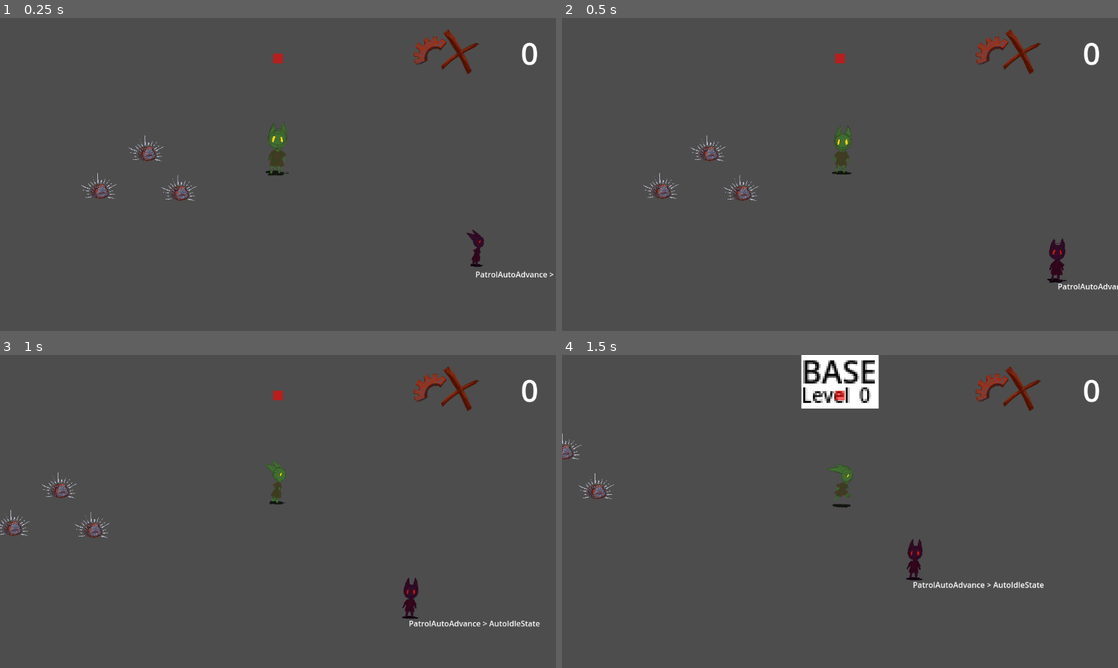
Above: before the commit, frames 1-4 (two rows, left to right).
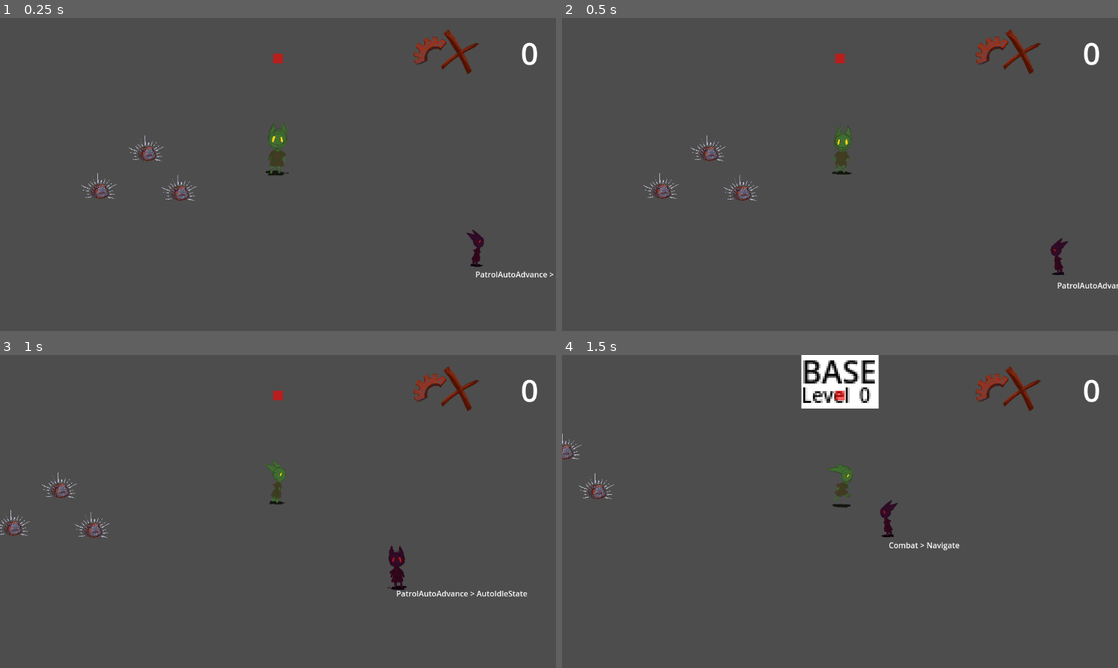
Above: after the commit, the same moments.

Repository: loteque/GoblinGame
Game: Godot game, scene res://tests/test_auto_explore.tscn
Same seed, same stepped clock (60 frames per second), same inputs: the game is played once before the commit and once after it. This scene is started directly instead of the project's main scene.
Inputs:
- Up to frame 1 (0.25 s): no input
- Up to frame 2 (0.5 s): no input
- Up to frame 3 (1 s): hold D (right) from 0.53 s (still down); hold Shift (call) from 0.53 s (still down)
- Up to frame 4 (1.5 s): release D (right) at 1.28 s; release Shift (call) at 1.28 s; hold S (down) from 1.28 s (still down); tap G (place) at 1.35 s

Frame 1 is identical in both runs. In frame 2, 0.3% of the frame differs, in the area x 87-100%, y 70-87%; in frame 3, 1.0%, in the area x 69-98%, y 60-87%; in frame 4, 0.8%.

Commit message:
Remove lvl design texture

Diff:
--- a/project/actor_core.gd
+++ b/project/actor_core.gd
@@ -13,9 +13,10 @@
 @onready var combat = %Combat
 @onready var thrown = %Thrown
 @onready var hurt = %Hurt
-@onready var auto_advance = $StateMachine/AutoAdvance
+@onready var target_tracker_component = %TargetTrackerComponent
 @onready var patrol_auto_advance = %PatrolAutoAdvance
-@onready var target_tracker_component = %TargetTrackerComponent
+
+
 
 var is_thrown = false
 var target: Vector2
@@ -32,20 +33,20 @@
 func _on_hurt():
     is_hurt = true
 
-func _physics_process(delta):
+func _physics_process(_delta):
     if is_hurt:
         machine.change_state(hurt, {"position": target})
     elif is_thrown:
         machine.change_state(thrown, {"position": target})
     elif actor.should_follow_player:
-        var target = actor.player
-        machine.change_state(follow, {"target": target})
+        var new_target = actor.player
+        machine.change_state(follow, {"target": new_target})
     elif target_tracker_component.has_enemies_of(actor.team):
-        var target = target_tracker_component.get_closest_enemy_of(actor.team)
-        machine.change_state(combat, {"target": target})
+        var new_target = target_tracker_component.get_closest_enemy_of(actor.team)
+        machine.change_state(combat, {"target": new_target})
     elif target_tracker_component.includes("Scrap"):
-        var target = target_tracker_component.get_closest_in_group("Scrap")
-        machine.change_state(scavange, {"target": target})
+        var new_target = target_tracker_component.get_closest_in_group("Scrap")
+        machine.change_state(scavange, {"target": new_target})
     elif actor.team == TeamManager.Team.CPU:
         machine.change_state(patrol_auto_advance)
     else:
--- a/project/attack_state.gd
+++ b/project/attack_state.gd
@@ -26,5 +26,5 @@
     super.exit_state()
     animated_sprite.stop()
 
-func update(delta):
+func update(_delta):
     attack()
--- a/project/collect_state.gd
+++ b/project/collect_state.gd
@@ -22,5 +22,5 @@
     super.exit_state()
     animated_sprite.stop()
 
-func update(delta):
+func update(_delta):
     collect()
--- a/project/combat_state.gd
+++ b/project/combat_state.gd
@@ -5,13 +5,12 @@
 
 var target: Node2D
 @onready var navigate = $Navigate
-@onready var collect = $Collect
 @onready var actor_core: ActorCore = %ActorCore
 @onready var attack = $Attack
 
 @export var attack_range: float = 40.0
 
-func is_close_enough(target: Node2D):
+func is_close_enough():
     var distance = actor_core.actor.global_position.distance_to(target.global_position)
     return distance <= attack_range
 
@@ -19,7 +18,7 @@
     super.enter_state()
     target = data.get("target")
     if target and not target == null:
-        if is_close_enough(target):
+        if is_close_enough():
             machine.change_state(attack, {"target": target})
         else:
             machine.change_state(navigate, {"position": target.global_position, "position_tolorance": attack_range})
@@ -27,10 +26,10 @@
     # Setup this state
 
 # DO
-func update(delta):
+func update(_delta):
     if not target:
         machine.change_state(null)
-    elif is_close_enough(target):
+    elif is_close_enough():
         machine.change_state(attack, {"target": target})
     else:
         machine.change_state(navigate, {"position": target.global_position, "position_tolorance": attack_range})
--- a/project/follow_state.gd
+++ b/project/follow_state.gd
@@ -11,7 +11,7 @@
 @onready var idle = $Idle
 @onready var navigate = $Navigate
 
-func is_close_enough(target: Node2D):
+func is_close_enough():
     var distance = actor_core.actor.global_position.distance_to(target.global_position)
     return distance <= follow_distance
 
@@ -19,9 +19,9 @@
     super.enter_state()
     target = data.get("target")
 
-func update(delta):
+func update(_delta):
     if target and not target == null:
-        if is_close_enough(target):
+        if is_close_enough():
             machine.change_state(idle)
         else:
             machine.change_state(navigate, {"position": target.global_position, "position_tolorance": follow_distance}, true)
--- a/project/navigate_state.gd
+++ b/project/navigate_state.gd
@@ -52,7 +52,7 @@
     _on_velocity_computed(Vector2.ZERO)
     super.exit_state()
 
-func handle_animation(delta):
+func handle_animation(_delta):
     if actor.velocity.x < 0:
         if actor.velocity.y > 0 and abs(actor.velocity.x) < abs(actor.velocity.y):
             animated_sprite.play("run_down")
--- a/project/neutral_state.gd
+++ b/project/neutral_state.gd
@@ -10,7 +10,7 @@
 @onready var scavange: State = %Scavange
 @onready var target_tracker_component: TargetTrackerComponent = %TargetTrackerComponent
 
-func enter_state(data: Dictionary = {}):
+func enter_state(_data: Dictionary = {}):
     super.enter_state()
     machine.change_state(idle)
 
--- a/project/new_actor.gd
+++ b/project/new_actor.gd
@@ -34,16 +34,16 @@
     if team == TeamManager.Team.CPU:
         set_modulate(Color(0.784, 0.114, 0.8))
 
-func follow(target: Node2D):
+func follow(follow_target: Node2D):
     should_follow_player = true
-    player = target
+    player = follow_target
 
-func unfollow(target: Node2D):
+func unfollow(_unfollow_target: Node2D):
     should_follow_player = false
     player = null
 
-func receive_attack(attack: Attack):
-    health_component.receive_attack(attack)
+func receive_attack(attack_obj: Attack):
+    health_component.receive_attack(attack_obj)
     hurt.emit()
     if self.is_in_group("Enemy"):
         music_connector._manager.damage_taken.emit()
@@ -52,11 +52,6 @@
 func _physics_process(_delta):
     move_and_slide()
 
-
-
-func get_thrown_to(position: Vector2):
-    stop_following()
-    queue_free()
 
 func stop_following():
     should_follow_player = false
@@ -83,11 +78,6 @@
 
     boost_speed(player.speed)
 
-# detection radius
-func _on_follow_area_body_exited(body: Node2D):
-    return
-    #unset_nav_target(body)
-
 # can die
 func die():
     queue_free()
--- a/project/new_actor.tscn
+++ b/project/new_actor.tscn
@@ -20,7 +20,6 @@
 [ext_resource type="Script" path="res://thrown_state.gd" id="15_nmn2w"]
 [ext_resource type="PackedScene" uid="uid://cju2eyaufp5xj" path="res://src/ui/HealthBarUI.tscn" id="18_b3fct"]
 [ext_resource type="Script" path="res://src/character/state/explore_patrol_state.gd" id="18_mvjs0"]
-[ext_resource type="Script" path="res://src/character/state/patrol_state.gd" id="19_7nyu6"]
 [ext_resource type="Script" path="res://src/character/state/explore_state.gd" id="19_advg2"]
 [ext_resource type="Script" path="res://src/character/state/auto_idle_state.gd" id="21_tb60m"]
 
@@ -161,21 +160,6 @@
 [node name="AutoIdleState" type="Node" parent="ActorCore/StateMachine/PatrolAutoAdvance"]
 script = ExtResource("21_tb60m")
 
-[node name="AutoPatrol" type="Node" parent="ActorCore/StateMachine/PatrolAutoAdvance/AutoIdleState"]
-script = ExtResource("19_7nyu6")
-
-[node name="Marker2D" type="Marker2D" parent="ActorCore/StateMachine/PatrolAutoAdvance/AutoIdleState/AutoPatrol"]
-position = Vector2(4, 1)
-
-[node name="Marker2D2" type="Marker2D" parent="ActorCore/StateMachine/PatrolAutoAdvance/AutoIdleState/AutoPatrol"]
-position = Vector2(232, 8)
-
-[node name="Marker2D3" type="Marker2D" parent="ActorCore/StateMachine/PatrolAutoAdvance/AutoIdleState/AutoPatrol"]
-position = Vector2(232, 206)
-
-[node name="Marker2D4" type="Marker2D" parent="ActorCore/StateMachine/PatrolAutoAdvance/AutoIdleState/AutoPatrol"]
-position = Vector2(0, 206)
-
 [node name="StateDebugger" type="Label" parent="." node_paths=PackedStringArray("follow_target")]
 unique_name_in_owner = true
 top_level = true
--- a/project/resource_manager.gd
+++ b/project/resource_manager.gd
@@ -1,6 +1,4 @@
 extends Node
-
-const TeamManager = preload("res://team_manager.gd")
 
 const Team = TeamManager.Team
 
@@ -25,9 +23,6 @@
     player = TeamResources.new()
     cpu = TeamResources.new()
 
-func _ready():
-    scrap_collected.connect(_on_scrap_collected)
-
 func _on_scrap_collected(team: Team):
 
     match team:
--- a/project/scavange_state.gd
+++ b/project/scavange_state.gd
@@ -10,7 +10,7 @@
 
 @export var scavange_range: float = 40.0
 
-func is_close_enough(target: Node2D):
+func is_close_enough():
     var distance = actor_core.actor.global_position.distance_to(target.global_position)
     return distance <= scavange_range
 
@@ -18,15 +18,15 @@
     super.enter_state()
     target = data.get("target")
     if target and not target == null:
-        if is_close_enough(target):
+        if is_close_enough():
             machine.change_state(collect, {"target": target})
         else:
             machine.change_state(navigate, {"position": target.global_position, "position_tolorance": scavange_range})
 
-func update(delta):
+func update(_delta):
     if not target:
         machine.change_state(null)
-    elif is_close_enough(target):
+    elif is_close_enough():
         machine.change_state(collect, {"target": target})
     else:
         machine.change_state(navigate, {"position": target.global_position, "position_tolorance": scavange_range})
--- a/project/src/camera/follow_camera.gd
+++ b/project/src/camera/follow_camera.gd
@@ -2,6 +2,6 @@
 
 @export var follow_target: Node2D
 
-func _process(delta):
+func _process(_delta):
     if follow_target:
         global_position = follow_target.global_position
--- a/project/src/character/components/throw_goblin_component.gd
+++ b/project/src/character/components/throw_goblin_component.gd
@@ -20,6 +20,6 @@
     var goblin = select_goblin()
     throw_goblin(goblin)
 
-func _process(delta):
+func _process(_delta):
     if Input.is_action_just_pressed("throw"):
         throw_a_goblin()
--- a/project/src/character/hurt_state.gd
+++ b/project/src/character/hurt_state.gd
@@ -15,7 +15,7 @@
 func _ready():
     hurt_timer.timeout.connect(_on_hurt_timeout)
 
-func enter_state(data: Dictionary = {}):
+func enter_state(_data: Dictionary = {}):
     super.enter_state()
     animated_sprite.play("hurt")
     hurt_timer.start()
--- a/project/src/character/state/auto_idle_state.gd
+++ b/project/src/character/state/auto_idle_state.gd
@@ -24,7 +24,7 @@
 func get_random_delay():
     return randf_range(idle_time_min, idle_time_max)
 
-func enter_state(data: Dictionary = {}):
+func enter_state(_data: Dictionary = {}):
     super.enter_state()
     animated_sprite.play("idle_front")
     var delay = get_random_delay()
--- a/project/src/character/state/explore_patrol_state.gd
+++ b/project/src/character/state/explore_patrol_state.gd
@@ -8,10 +8,6 @@
 @export var throw_distance: float = 300.0
 
 @onready var actor_core = %ActorCore
-@onready var idle = $Idle
-@onready var navigate = $Navigate
-@onready var explore = $Explore
-@onready var patrol = $Patrol
 @onready var state_list: Array[Node] = get_children().filter(func(node: Node): return node.has_method("enter_state"))
 
 signal state_complete
@@ -28,18 +24,17 @@
     is_first = true
     if state_list.size() == 0:
         return null  # Return null if the sequence is empty
-    var next_num = state_list[state_index]
+    current_state = state_list[state_index]
     state_index = (state_index + 1) % state_list.size()
-    current_state = state_list[state_index]
 
 func _on_state_complete():
     advance_next_state()
 
-func enter_state(data: Dictionary = {}):
+func enter_state(_data: Dictionary = {}):
     super.enter_state()
     #target = data.get("target")
 
-func update(delta):
+func update(_delta):
     for state in state_list:
         if state == current_state:
             machine.change_state(state, {}, is_first)
--- a/project/src/character/state/explore_state.gd
+++ b/project/src/character/state/explore_state.gd
@@ -10,7 +10,6 @@
 @export var range_max: float = 300.0
 
 @onready var actor_core = %ActorCore
-@onready var idle = $Idle
 @onready var navigate = $Navigate
 @onready var end_signal: Signal = get_parent().state_complete
 
@@ -38,11 +37,11 @@
     var distance = actor_core.actor.global_position.distance_to(target)
     return distance <= position_tolorance
 
-func enter_state(data: Dictionary = {}):
+func enter_state(_delta: Dictionary = {}):
     super.enter_state()
     destination = get_random_destination()
 
-func update(delta):
+func update(_delta):
     if destination and not destination == null:
         if is_close_enough(destination):
             end_signal.emit()
--- a/project/src/character/state/idle_state.gd
+++ b/project/src/character/state/idle_state.gd
@@ -4,7 +4,7 @@
 var animated_sprite: AnimatedSprite2D:
     get: return actor_core.animated_sprite
 
-func enter_state(data: Dictionary = {}):
+func enter_state(_data: Dictionary = {}):
     super.enter_state()
     animated_sprite.play("idle_front")
 
--- a/project/src/ui/health_bar.gd
+++ b/project/src/ui/health_bar.gd
@@ -18,5 +18,5 @@
         progress_bar.visible = true
 
 # Called every frame. 'delta' is the elapsed time since the previous frame.
-func _process(delta):
+func _process(_delta):
     pass
--- a/project/state.gd
+++ b/project/state.gd
@@ -10,7 +10,7 @@
     machine = StateMachine.new()
     add_child(machine)
 
-func enter_state(data: Dictionary = {}):
+func enter_state(_data: Dictionary = {}):
     if debugger:
         debugger.states.append(self)
 
--- a/project/state_debugger.gd
+++ b/project/state_debugger.gd
@@ -5,7 +5,7 @@
 @export var follow_target: Node2D
 
 var states: Array[State] = []
-func _process(delta):
+func _process(_delta):
     global_position = follow_target.global_position
     var states_str_arr = states.map(func(state: State): return state.name)
     text = states_str_arr.reduce(func(a, b): return a + " > " + b, "").substr(3)
--- a/project/state_machine.gd
+++ b/project/state_machine.gd
@@ -1,10 +1,5 @@
 extends Node
 class_name StateMachine
-
-@onready var combat: State = $Combat
-@onready var neutral: State = $Neutral
-@onready var collect: State = $Collect
-@onready var follow: State = $Follow
 
 @export var starting_state: State
 
@@ -36,8 +31,8 @@
         state.enter_state(data)
     prev_data = data
 
-func _ready():
-    change_state(neutral)
+#func _ready():
+    #change_state(neutral)
 
 func _physics_process(delta):
     if state:
--- /dev/null
+++ b/project/tests/test_errors.tscn
@@ -0,0 +1,18 @@
+[gd_scene load_steps=3 format=3 uid="uid://cwjd4yu4q077x"]
+
+[ext_resource type="PackedScene" uid="uid://b3f3e2snpptm" path="res://new_actor.tscn" id="1_aphdv"]
+
+[sub_resource type="NavigationPolygon" id="NavigationPolygon_wymig"]
+vertices = PackedVector2Array(3957, 1651, -567, 1644, -567, -824, 3957, -824)
+polygons = Array[PackedInt32Array]([PackedInt32Array(0, 1, 2, 3)])
+outlines = Array[PackedVector2Array]([PackedVector2Array(-577, -834, 3967, -834, 3967, 1662, -577, 1654)])
+source_geometry_group_name = &"navigation_polygon_source_group"
+
+[node name="TestErrors" type="Node2D"]
+
+[node name="NavigationRegion2D" type="NavigationRegion2D" parent="."]
+position = Vector2(577, 322)
+navigation_polygon = SubResource("NavigationPolygon_wymig")
+
+[node name="NewActor" parent="." instance=ExtResource("1_aphdv")]
+position = Vector2(202, 167)
Binary file added: project/assets/art/tilesets/for-of-war-tiles.png
Not shown: 1 places in project/new_actor.tscn that only renumber resources
